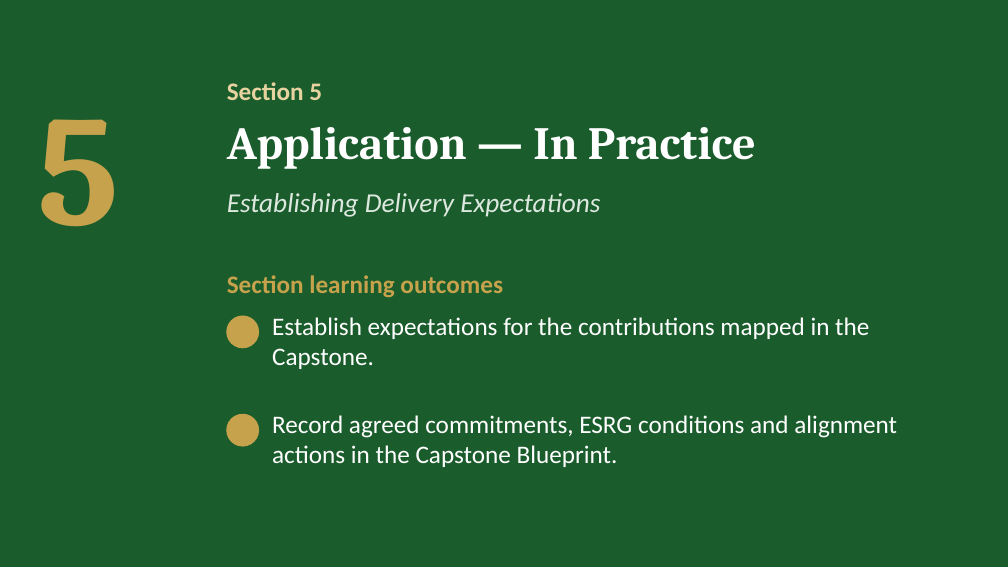
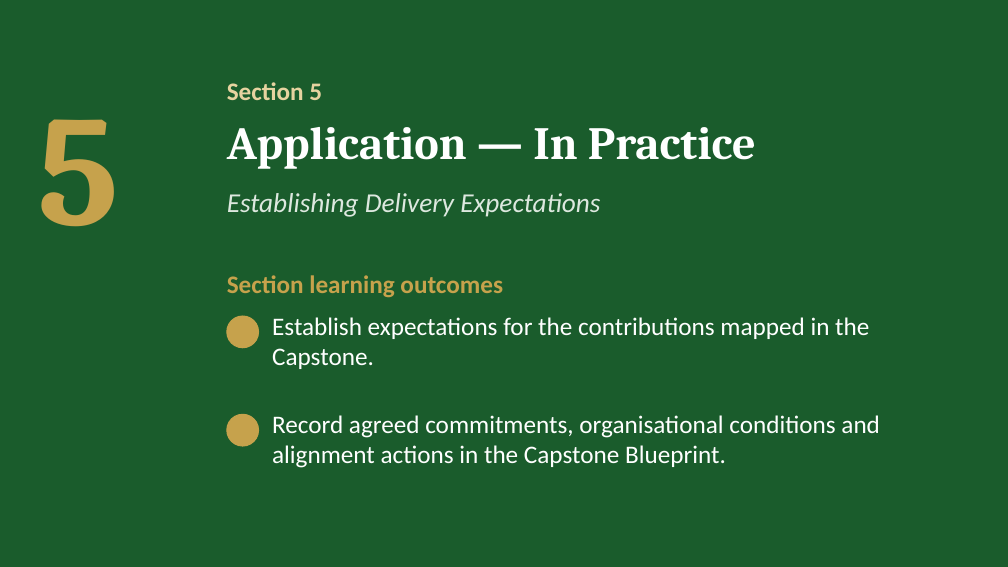
Before and after one commit to IBSL26/ibsl-platform, a slide deck: slide 24 of Unit decks/Unit 07 - Establishing Performance Expectations.pptx (slide 21 before the commit). Drawn at 1008x567 pixels with LibreOffice and Linux fonts; fonts in the diff are those of the drawing; background and template pictures are left out. Boxes give left, top, right and bottom in pixels: in the first picture for what was removed or moved away, otherwise in the second. Text is boxed around its words. In the diff, an @@ line names an element or a change of style, - is before the commit and + after.

```diff
--- a/Unit decks/Unit 07 - Establishing Performance Expectations.pptx
+++ b/Unit decks/Unit 07 - Establishing Performance Expectations.pptx
@@ text at (272, 415, 880, 468): text changed @@
-Record agreed commitments, ESRG conditions and alignment actions in the Capstone Blueprint.
+Record agreed commitments, organisational conditions and alignment actions in the Capstone Blueprint.
```
Also in this commit, not shown: 5 other slides changed, 3 slides added, 38 other files.
